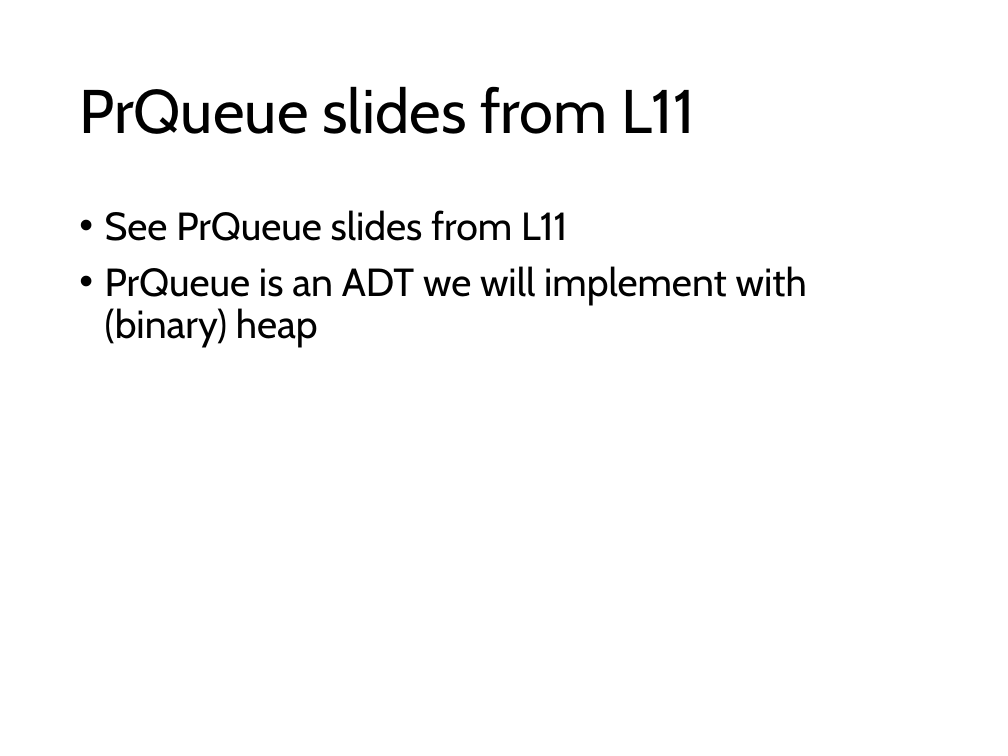
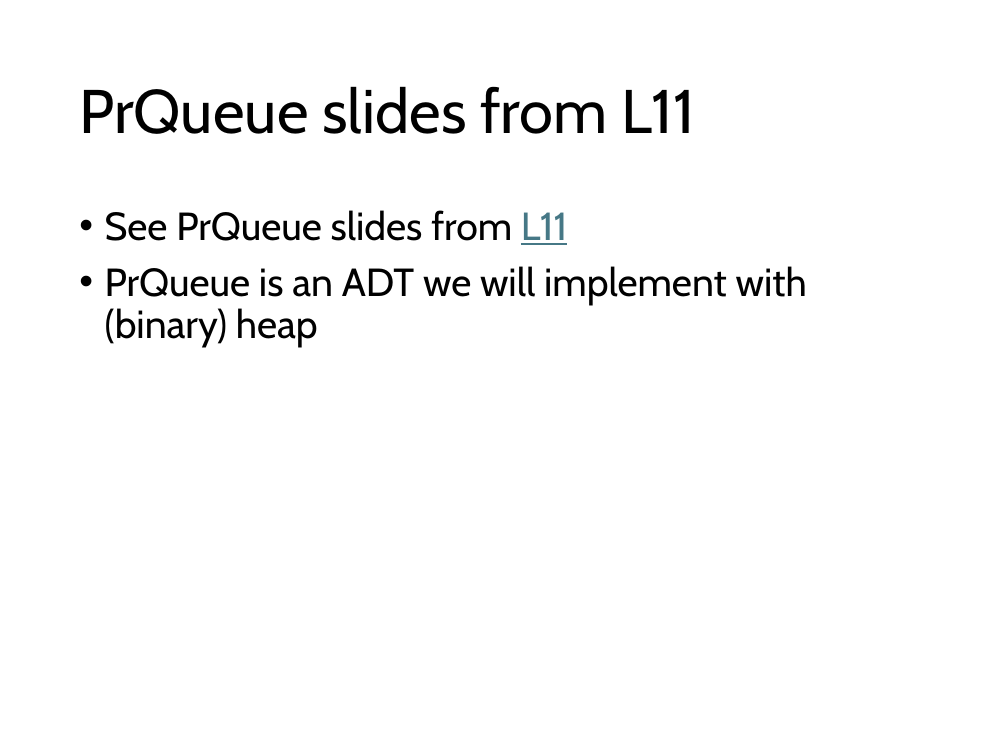
Before and after one commit to comp210ss2/comp210ss2.github.io, a slide deck: slide 3 of slides/L12_13.pptx. Drawn at 1008x756 pixels with LibreOffice and Linux fonts; fonts in the diff are those of the drawing. Boxes give left, top, right and bottom in pixels: in the first picture for what was removed or moved away, otherwise in the second. Text is boxed around its words. In the diff, an @@ line names an element or a change of style, - is before the commit and + after.

```diff
--- a/slides/L12_13.pptx
+++ b/slides/L12_13.pptx
@@ text at [105,210,568,245]: text colour #000000 to #467886, underline on in "L11" @@
```
Also in this commit, not shown: 17 other slides changed, 8 slides added, 7 slides removed, 3 other files.
